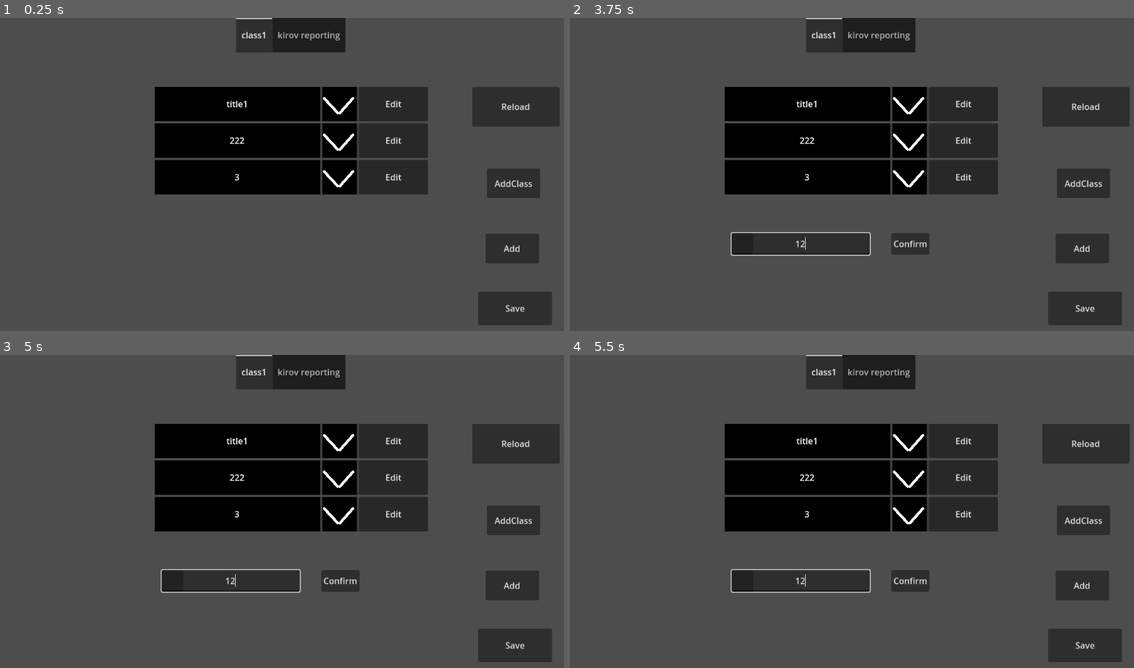
Above: before the commit, frames 1-4 (two rows, left to right).
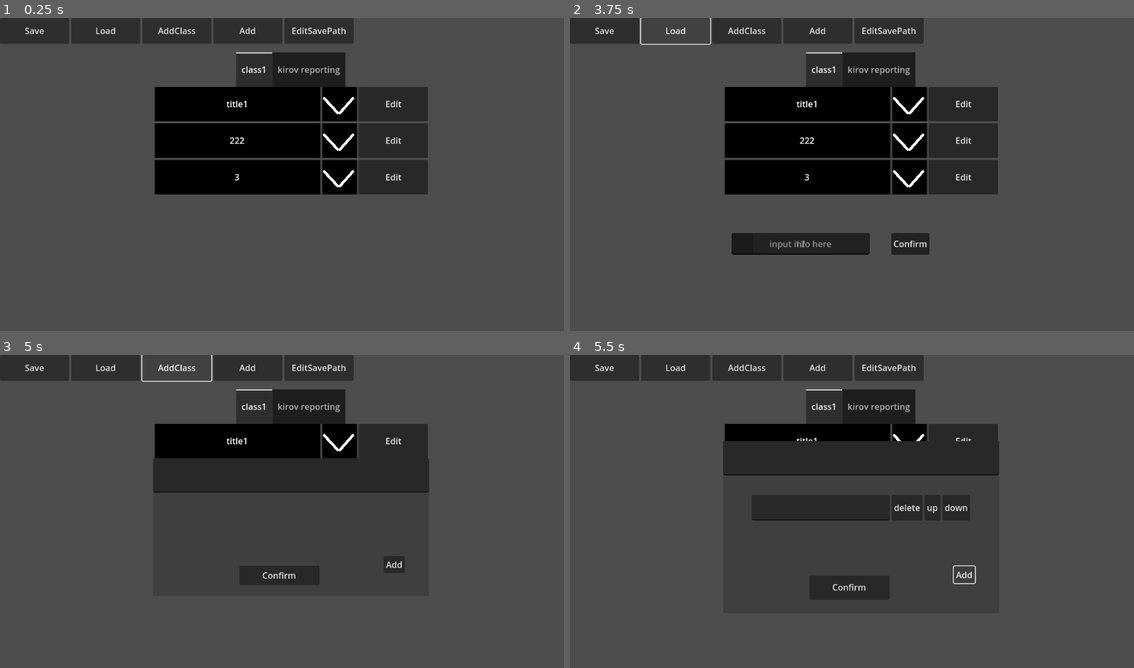
Above: after the commit, the same moments.

Repository: lfoxhlnut/KeyManager
Game: Godot game, scene res://ui/main.tscn
Same seed, same stepped clock (60 frames per second), same inputs: the game is played once before the commit and once after it.
Inputs (mouse positions are in pixels of both pictures, inside the frame that each line leads up to):
- Up to frame 1 (0.25 s): no input
- Up to frame 2 (3.75 s): click "222" at 0.5 s; click "Save" at 1.25 s; click (801, 243) at 2.02 s; type "12" at 2.1 s; click (1083, 105) at 2.75 s, where only the run before the commit has a clickable "Reload"; click (677, 30) at 3.5 s, where only the run after the commit has a clickable "Load"
- Up to frame 3 (5 s): click "AddClass" at 4.25 s
- Up to frame 4 (5.5 s): click "Add" at 5 s

The runs differ from the first frame. In frame 1, 11% of the frame differs, in the area x 0-100%, y 0-99%; in frame 2, 11%; in frame 3, 20%; in frame 4, 23%.

Commit message:
refactoring menu(not finished)

Diff:
--- a/project.godot
+++ b/project.godot
@@ -12,6 +12,7 @@
 
 config/name="KeyManager"
 run/main_scene="res://ui/main.tscn"
+config/use_custom_user_dir=true
 config/features=PackedStringArray("4.2", "Forward Plus")
 config/icon="res://icon.svg"
 
@@ -24,3 +25,7 @@
 window/size/viewport_width=1080
 window/size/viewport_height=640
 window/size/always_on_top=true
+
+[filesystem]
+
+import/blender/enabled=false
--- a/script/content.gd
+++ b/script/content.gd
@@ -8,9 +8,9 @@
 	set(v):
 		data_dict = v.duplicate()
 		initialize()
-
+@onready var menu: Menu = Global.get_hud().get_node("Menu")	# TODO: 由于把 menu 分离开了, 需要设置信号以通信, 暂先这样写着
 @onready var title: TabBar = $Title
-# TODO: 添加滚动条
+# TODO: 添加滚动条 # 似乎官方组件有考虑到这一点
 @onready var v_box: VBoxContainer = $VBoxContainer
 
 
@@ -50,7 +50,7 @@
 	v_box.position.y = title.size.y + 64
 
 
-func _on_title_tab_changed(tab: int) -> void:
+func _on_title_tab_changed(_tab: int) -> void:
 	free_vbox_children()
 	var key: String = title.get_tab_title(title.current_tab)
 	for id: int in data_dict[key].size():
@@ -77,7 +77,7 @@
 
 func _on_save_pressed() -> void:
 	#print_debug("ready to save:", data_dict)
-	Global.save(data_dict, await get_save_key())
+	Global.save(data_dict, await get_save_key(), menu.save_path)
 
 
 var _save_key: String
@@ -99,8 +99,8 @@
 	return _save_key
 
 
-func _on_reload_pressed() -> void:
-	var res := Global.load_save(await get_save_key())
+func _on_load_pressed() -> void:
+	var res := Global.load_save(await get_save_key(), menu.save_path)
 	if res == {}:
 		# TODO: 添加提示等
 		print_debug("no save or password err")
--- a/script/global.gd
+++ b/script/global.gd
@@ -14,8 +14,8 @@
 const WIN_HEIGHT = 640
 const WIN_SIZE = Vector2(WIN_WIDTH, WIN_HEIGHT)
 
-const SAVE_PATH = "res://tmp_save.txt"
-const SAVE_KEY = "222"
+const DEFAULT_SAVE_PATH = "user://"
+const DEFAULT_SAVE_FILENAME = "save.dat"
 
 func _ready() -> void:
 	pass
@@ -44,33 +44,33 @@
 print(decoded["class1"][0] is String)	# true
 """
 
-func save(data_dict: Dictionary, passwd: String) -> void:
-	var save_file := FileAccess.open_encrypted_with_pass(SAVE_PATH, FileAccess.WRITE, passwd)
+func save(data_dict: Dictionary, passwd: String, save_path: String) -> void:
+	var save_file := FileAccess.open_encrypted_with_pass(save_path.path_join(DEFAULT_SAVE_FILENAME), FileAccess.WRITE, passwd)
 	if save_file == null:
-		print_debug("存档失败, 错误代码 %s" % FileAccess.get_open_error())
+		print_debug("Fail to save. Error code is %s" % FileAccess.get_open_error())
 		return
 	save_file.store_pascal_string(JSON.stringify(data_dict))
 	save_file.close()
 
 
-func load_save(passwd: String) -> Dictionary:
+func load_save(passwd: String, save_path: String) -> Dictionary:
 	print_debug("load pswd:", passwd)
 	var res := {}
-	var save_file := FileAccess.open_encrypted_with_pass(SAVE_PATH, FileAccess.READ, passwd)
+	var save_file := FileAccess.open_encrypted_with_pass(save_path.path_join(DEFAULT_SAVE_FILENAME), FileAccess.READ, passwd)
 	if save_file == null:
-		print_debug("读取失败, 错误代码 %s" % FileAccess.get_open_error())
+		print_debug("Fail to load save file. Error code is %s" % FileAccess.get_open_error())
 		return {}
 	var t: Dictionary = JSON.parse_string(save_file.get_pascal_string())
-	print_debug("\n\n what is read:", t)
+	#print_debug("\n\n what is read:", t)
 	for key: String in t:
 		var data_arr: Array[Data] = []
-		print_debug("\n\n t[%s] is %s" % [key, t[key]])
+		#print_debug("\n\n t[%s] is %s" % [key, t[key]])
 		if t[key] is String:
 			t[key] = [t[key]]
 		for i: String in t[key]:
 			data_arr.append(Data.from_string(i))
 			assert(data_arr[-1] is Data)
-		print_debug("\n\n what is converted:", data_arr)
+		#print_debug("\n\n what is converted:", data_arr)
 		res[key] = data_arr.duplicate()
 
 	save_file.close()
--- a/script/info_input.gd
+++ b/script/info_input.gd
@@ -2,10 +2,19 @@
 extends Panel
 
 signal confirmed(text: String)
+
+@export var placeholder_text := "input info here":
+	set(v):
+		placeholder_text = v
+		if not is_node_ready():
+			await ready
+		line_edit.placeholder_text = v
+
+
 @onready var hbox: HBoxContainer = $HBoxContainer
 @onready var line_edit: LineEdit = $HBoxContainer/LineEdit
 
-# TODO: 提示词和背景色放到检查器里
+# TODO: 背景色放到检查器里
 
 func _on_confirm_pressed() -> void:
 	print_debug("line edit text is ", line_edit.text)
--- /dev/null
+++ b/script/menu.gd
@@ -0,0 +1,36 @@
+class_name Menu
+extends Control
+# 这个菜单功能太少了, 很简单, 就不用官方组件了吧
+
+@onready var hbox: HBoxContainer = $HBoxContainer
+@onready var save: Button = $HBoxContainer/Save
+@onready var load_btn: Button = $HBoxContainer/Load
+@onready var add_class: Button = $HBoxContainer/AddClass
+@onready var add: Button = $HBoxContainer/Add
+@onready var edit_save_path: Button = $HBoxContainer/EditSavePath
+@onready var info_input: InfoInput = $InfoInput
+@onready var file_dialog: FileDialog = $FileDialog
+
+var save_key: String
+var save_path: String = Global.DEFAULT_SAVE_PATH
+
+func _ready() -> void:
+	hbox.size = size
+	for i: Control in hbox.get_children():
+		i.custom_minimum_size.x = 128
+
+	file_dialog.size.x = 0.75 * size.x
+	file_dialog.size.y = 0.4 * size.x	# 这里用的是 size.x, 只能保证 menu 的宽度和屏幕一样
+	file_dialog.position = 0.5 * (Global.WIN_SIZE - (file_dialog.size as Vector2))	# 居中
+
+
+
+func _on_edit_save_path_pressed() -> void:
+	#info_input.placeholder_text = "Input new save path here(Leave blink as default: %s)" % [ProjectSettings.globalize_path(Global.DEFAULT_SAVE_PATH)]
+	file_dialog.current_dir = ProjectSettings.globalize_path(save_path)
+	file_dialog.show()
+	var s: String = await file_dialog.dir_selected
+	if not s.is_empty():
+		save_path = s
+	print_debug("save path selected: ", save_path)
+	file_dialog.hide()
--- a/ui/main.tscn
+++ b/ui/main.tscn
@@ -1,8 +1,10 @@
-[gd_scene load_steps=4 format=3 uid="uid://cg54ffl27sd7c"]
+[gd_scene load_steps=6 format=3 uid="uid://cg54ffl27sd7c"]
 
 [ext_resource type="Script" path="res://script/main.gd" id="1_sfe7e"]
 [ext_resource type="Script" path="res://script/content.gd" id="2_u6f25"]
+[ext_resource type="Script" path="res://script/menu.gd" id="3_rt524"]
 [ext_resource type="PackedScene" uid="uid://k5r1oyboiqjk" path="res://ui/hud.tscn" id="3_tn6l6"]
+[ext_resource type="PackedScene" uid="uid://ccy8chdl8u2ad" path="res://ui/info_input.tscn" id="4_e5pcr"]
 
 [node name="Main" type="Node"]
 script = ExtResource("1_sfe7e")
@@ -21,58 +23,74 @@
 layout_mode = 1
 anchors_preset = 10
 anchor_right = 1.0
+offset_top = 64.0
+offset_bottom = 128.0
 grow_horizontal = 2
 tab_alignment = 1
 
 [node name="VBoxContainer" type="VBoxContainer" parent="Content"]
 layout_mode = 1
 
-[node name="Save" type="Button" parent="Content"]
-layout_mode = 0
-anchor_left = 0.821296
-anchor_top = 0.795313
-anchor_right = 0.948148
-anchor_bottom = 0.892187
+[node name="HUD" parent="." instance=ExtResource("3_tn6l6")]
+
+[node name="Menu" type="Control" parent="HUD"]
+layout_mode = 3
+anchors_preset = 10
+anchor_right = 1.0
+offset_bottom = 48.0
+grow_horizontal = 2
+script = ExtResource("3_rt524")
+
+[node name="HBoxContainer" type="HBoxContainer" parent="HUD/Menu"]
+layout_mode = 2
+offset_right = 422.0
+offset_bottom = 31.0
+
+[node name="Save" type="Button" parent="HUD/Menu/HBoxContainer"]
+layout_mode = 2
 text = "Save"
 metadata/_edit_use_anchors_ = true
 
-[node name="Reload" type="Button" parent="Content"]
-layout_mode = 0
-anchor_left = 0.811111
-anchor_top = 0.2
-anchor_right = 0.961111
-anchor_bottom = 0.315625
-text = "Reload
+[node name="Load" type="Button" parent="HUD/Menu/HBoxContainer"]
+layout_mode = 2
+text = "Load
 "
 metadata/_edit_use_anchors_ = true
 
-[node name="AddClass" type="Button" parent="Content"]
-layout_mode = 1
-anchors_preset = -1
-anchor_left = 0.836111
-anchor_top = 0.4375
-anchor_right = 0.927778
-anchor_bottom = 0.523438
-offset_left = 6.10352e-05
+[node name="AddClass" type="Button" parent="HUD/Menu/HBoxContainer"]
+layout_mode = 2
 text = "AddClass"
 metadata/_edit_use_anchors_ = true
 
-[node name="Add" type="Button" parent="Content"]
-layout_mode = 1
-anchors_preset = -1
-anchor_left = 0.834259
-anchor_top = 0.626562
-anchor_right = 0.925926
-anchor_bottom = 0.7125
-offset_left = 6.10352e-05
+[node name="Add" type="Button" parent="HUD/Menu/HBoxContainer"]
+custom_minimum_size = Vector2(128, 0)
+layout_mode = 2
 text = "Add"
 metadata/_edit_use_anchors_ = true
 
-[node name="HUD" parent="." instance=ExtResource("3_tn6l6")]
+[node name="EditSavePath" type="Button" parent="HUD/Menu/HBoxContainer"]
+layout_mode = 2
+text = "EditSavePath"
+
+[node name="InfoInput" parent="HUD/Menu" instance=ExtResource("4_e5pcr")]
+visible = false
+layout_mode = 0
+offset_left = 240.0
+offset_top = 463.0
+offset_right = 648.0
+offset_bottom = 579.0
+
+[node name="FileDialog" type="FileDialog" parent="HUD/Menu"]
+title = "Open a Directory"
+size = Vector2i(375, 159)
+ok_button_text = "选择当前文件夹"
+file_mode = 2
+access = 2
 
 [connection signal="resized" from="Content/Title" to="Content" method="_on_title_resized"]
 [connection signal="tab_changed" from="Content/Title" to="Content" method="_on_title_tab_changed"]
-[connection signal="pressed" from="Content/Save" to="Content" method="_on_save_pressed"]
-[connection signal="pressed" from="Content/Reload" to="Content" method="_on_reload_pressed"]
-[connection signal="pressed" from="Content/AddClass" to="Content" method="_on_add_class_pressed"]
-[connection signal="pressed" from="Content/Add" to="Content" method="_on_add_pressed"]
+[connection signal="pressed" from="HUD/Menu/HBoxContainer/Save" to="Content" method="_on_save_pressed"]
+[connection signal="pressed" from="HUD/Menu/HBoxContainer/Load" to="Content" method="_on_load_pressed"]
+[connection signal="pressed" from="HUD/Menu/HBoxContainer/AddClass" to="Content" method="_on_add_class_pressed"]
+[connection signal="pressed" from="HUD/Menu/HBoxContainer/Add" to="Content" method="_on_add_pressed"]
+[connection signal="pressed" from="HUD/Menu/HBoxContainer/EditSavePath" to="HUD/Menu" method="_on_edit_save_path_pressed"]
Not shown, added: ui/mai478D.tmp
